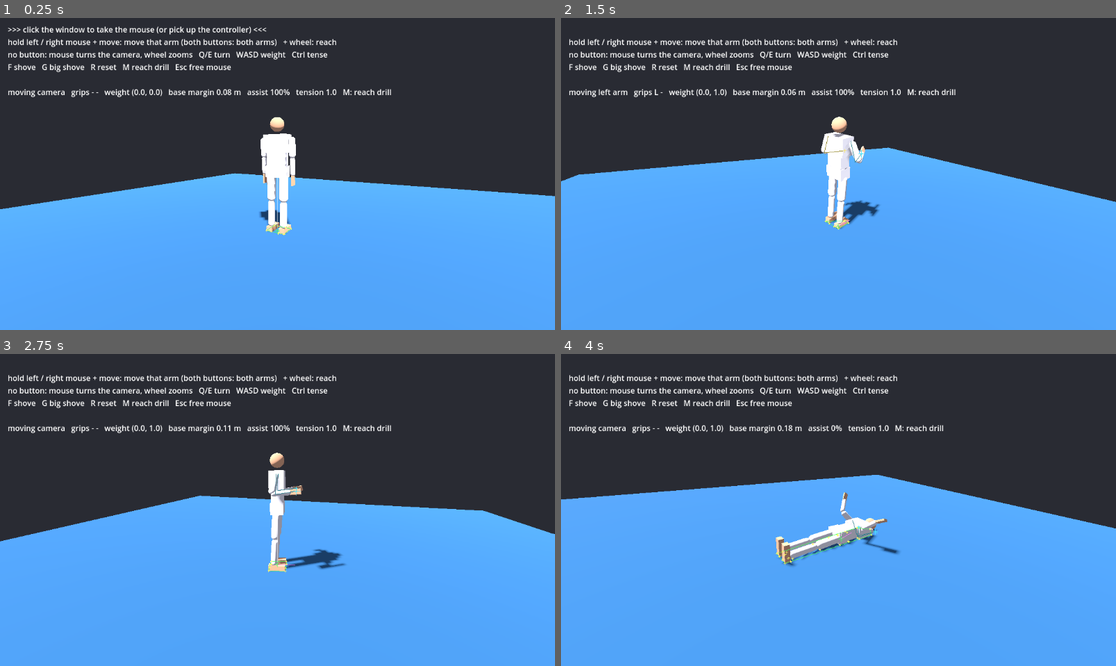
Above: before the commit, frames 1-4 (two rows, left to right).
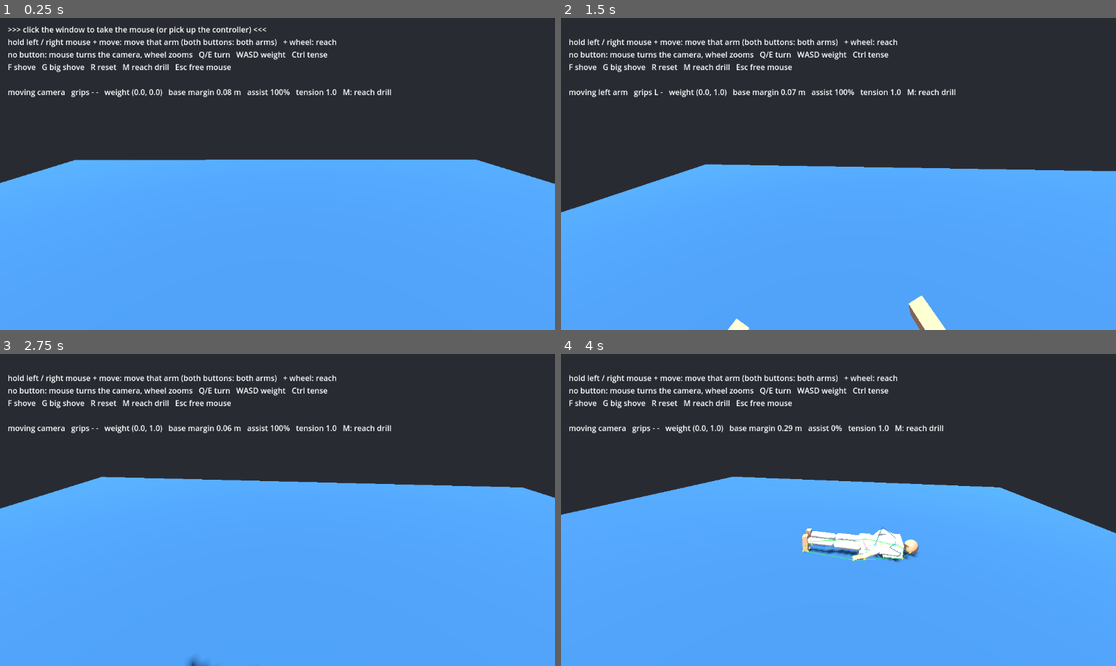
Above: after the commit, the same moments.

Repository: daxtinenichols/grapple
Game: Godot game, scene res://scenes/main.tscn
Two runs of this game, one before a commit and one after it. Both use one fixed random seed, a clock stepped at 60 frames per second and the inputs below.
Inputs (mouse positions are in pixels of both pictures, inside the frame that each line leads up to):
- Up to frame 1 (0.25 s): no input
- Up to frame 2 (1.5 s): tap Enter at 0.5 s; move the mouse to (960, 158) at 0.52 s; hold D (move_right) 0.53-1.28 s; hold Ctrl (tense) 0.53-1.28 s; tap F (shove) at 0.6 s; click (960, 158) at 0.67 s; move the mouse to (810, 174) at 1.27 s; hold W (move_forward) from 1.28 s (still down); tap Ctrl (tense) at 1.35 s; click (810, 174) at 1.42 s
- Up to frame 3 (2.75 s): keep holding W (move_forward); tap V at 1.55, 2.1 s; move the mouse to (288, 503) at 2.02 s; click (288, 503) at 2.17 s; tap F (shove) at 2.3 s
- Up to frame 4 (4 s): keep holding W (move_forward); move the mouse to (832, 516) at 2.77 s; tap G (big_shove) at 2.85 s; click (832, 516) at 2.92 s; tap Ctrl (tense) at 3.05 s; move the mouse to (877, 513) at 3.52 s; hold Shift (focus_hips) from 3.53 s (still down); click (877, 513) at 3.67 s; tap V at 3.8 s

The runs differ from the first frame. In frame 1, 9.3% of the frame differs, in the area x 0-100%, y 31-70%; in frame 2, 6.4%; in frame 3, 9.8%, in the area x 0-100%, y 22-100%; in frame 4, 4.3%.

Commit message:
Controller rework from play-test: bumper modes, steadier arms, first person
- Arms: stick moves the hand target at a steady speed in the chest frame
  (sideways, push/pull), capped just ahead of the real hand; 70% tone plus
  a light muscle push, so arms stop flopping on their own.
- Modes on the bumpers (RB body, LB legs) so both thumbs stay on the
  sticks; triggers grip in every mode.
- Legs: stick works in the hip frame (works lying down), pulling back
  clamps the knee; weaker foot force so wiggling no longer rolls the body.
- First-person camera (default), Start / V toggles third person.

Co-Authored-By: Claude Opus 5.5 <noreply@anthropic.com>
Claude-Session: https://claude.ai/code/session_01Jy71byyDzGvVZNbEXwnjqB

Diff:
--- a/scripts/camera_rig.gd
+++ b/scripts/camera_rig.gd
@@ -1,9 +1,11 @@
 class_name CameraRig
 extends Camera3D
 
-## Camera that eases along behind a fighter, turning with them. yaw_offset
-## swings it around them (D-pad, mouse with no button held, J / L), zoom()
-## moves it in and out.
+## Fighter camera. First person: sits just in front of the head, looking where
+## the chest faces and a little down so you see your hands; smoothed so the
+## ragdoll's wobble doesn't shake it. Third person: eases along behind the
+## fighter, turning with them; yaw_offset swings it around (D-pad, mouse with
+## no button held, J / L), zoom() moves it in and out. V or Start switches.
 
 @export var target: Fighter
 @export var sensitivity := 0.005
@@ -22,6 +24,11 @@
 ## How fast (1/s) the camera swings round when the fighter turns. Slow, so body
 ## wobble doesn't shake it.
 @export var turn_rate := 1.5
+@export var first_person := true
+## First person: how far down (radians) the view tips from where the chest faces.
+@export var fp_look_down := 0.35
+## First person: how fast (1/s) the view follows the head.
+@export var fp_follow_rate := 10.0
 
 var yaw := 0.0
 var pitch := 0.12
@@ -33,6 +40,12 @@
 	# Moved every rendered frame from interpolated positions, so it must not be
 	# interpolated again.
 	physics_interpolation_mode = Node.PHYSICS_INTERPOLATION_MODE_OFF
+	near = 0.04
+
+
+func _unhandled_input(event: InputEvent) -> void:
+	if event is InputEventKey and event.pressed and not event.echo and event.physical_keycode == KEY_V:
+		first_person = not first_person
 
 
 func orbit(pixels: Vector2) -> void:
@@ -56,6 +69,9 @@
 		yaw_offset += delta * 1.5
 	if not is_instance_valid(target) or not target.parts.has("pelvis"):
 		return
+	if first_person:
+		_first_person(delta)
+		return
 	var pelvis: Vector3 = target.parts.pelvis.get_global_transform_interpolated().origin
 	var want := Vector3(pelvis.x, lerpf(focus_height, pelvis.y, 0.5), pelvis.z)
 	var back := target.heading_basis().z
@@ -70,3 +86,17 @@
 	var dir := Vector3(sin(yaw) * cos(pitch), sin(pitch), cos(yaw) * cos(pitch))
 	global_position = _focus + dir * distance
 	look_at(_focus)
+
+
+func _first_person(delta: float) -> void:
+	var head: Vector3 = target.parts.head.get_global_transform_interpolated().origin
+	var cb: Basis = target.parts.chest.get_global_transform_interpolated().basis.orthonormalized()
+	var look := (-cb.z).rotated(cb.x, -fp_look_down)
+	var want := Transform3D(Basis.looking_at(look, cb.y), head - cb.z * 0.13 + cb.y * 0.03)
+	if _snap:
+		global_transform = want
+	else:
+		var k := 1.0 - exp(-fp_follow_rate * delta)
+		var q := global_basis.get_rotation_quaternion().slerp(want.basis.get_rotation_quaternion(), k)
+		global_transform = Transform3D(Basis(q), global_position.lerp(want.origin, k))
+	_snap = false
--- a/scripts/fighter.gd
+++ b/scripts/fighter.gd
@@ -21,7 +21,7 @@
 ## Knee bend (degrees) of a leg clamp. Kept under 90: see _build.
 @export var clamp_knee_deg := 85.0
 ## Force (N) of a full foot_effort push.
-@export var foot_muscle_force := 260.0
+@export var foot_muscle_force := 150
 ## Force (N) of a full hand_effort push.
 @export var hand_muscle_force := 170.0
 ## How fast (1/s) the arm IK's copy of the chest follows the real chest.
@@ -307,6 +307,12 @@
 		_joint_by_name[part].target = q
 
 
+## The smoothed chest frame the arm IK works in. Controllers that place the hands
+## relative to the body should use it too, so they agree with the IK.
+func chest_frame() -> Basis:
+	return Basis(_ik_chest) if not _ik_chest_fresh else parts.chest.global_basis.orthonormalized()
+
+
 ## Yaw-only frame of the fighter: -Z is where the pelvis faces, Y is world up.
 func heading_basis() -> Basis:
 	var f: Vector3 = -parts.pelvis.global_basis.z
--- a/scripts/main.gd
+++ b/scripts/main.gd
@@ -120,12 +120,12 @@
 		var it := fighter.intent
 		var captured := Input.mouse_mode == Input.MOUSE_MODE_CAPTURED
 		var arms := player.controlled()
-		var help := "controller: sticks push the hands   hold LB/RB: stick pushes / pulls   LT/RT grip   A tense   X/B turn   D-pad camera   Back reset" if pad_mode else \
+		var help := "controller: sticks move the hands (sideways, push / pull)   hold RB: body (weight, lean, turn)   hold LB: legs   LT/RT grip   A tense\nD-pad camera   Start first / third person   Back reset" if pad_mode else \
 			"%s\nhold left / right mouse + move: move that arm (both buttons: both arms)   + wheel: reach\nno button: mouse turns the camera, wheel zooms   Q/E turn   WASD weight   Ctrl tense" % [
 			"" if captured else ">>> click the window to take the mouse (or pick up the controller) <<<"]
 		hud.text = "%s\nF shove   G big shove   R reset   M reach drill   Esc free mouse\n\n%s   grips %s %s   weight (%.1f, %.1f)   base margin %.2f m   assist %.0f%%   tension %.1f   %s" % [
 			help,
-			"controller" if pad_mode else ("moving both arms" if arms[0] and arms[1] else "moving left arm" if arms[0] else "moving right arm" if arms[1] else "moving camera"),
+			("controller: " + PadInput.Mode.keys()[pad.mode].to_lower()) if pad_mode else ("moving both arms" if arms[0] and arms[1] else "moving left arm" if arms[0] else "moving right arm" if arms[1] else "moving camera"),
 			"L" if it.grip[0] else "-", "R" if it.grip[1] else "-",
 			it.weight_shift.x, it.weight_shift.y,
 			fighter.base_margin, fighter.assist * 100.0, fighter.tension, dev.drill_status()]
--- a/scripts/pad_input.gd
+++ b/scripts/pad_input.gd
@@ -1,40 +1,49 @@
 class_name PadInput
 extends Node
 
-## Fills a Fighter's intent from a game controller (Xbox 360 layout). The arms
-## are muscle-driven: a stick pushes its hand with a force, and the arm is
-## otherwise loose, so it sags and swings and stays roughly where you leave it.
-##   Left / right stick: push the left / right hand (sideways and up / down)
-##   Hold LB / RB: that stick pushes forward / pulls back instead of up / down
-##   LT / RT: close the left / right hand    A (hold): tense
-##   Hold X (body): left stick shifts weight over the feet, right stick leans
+## Fills a Fighter's intent from a game controller (Xbox 360 layout). Both
+## thumbs stay on the sticks; the bumpers (index fingers) pick what they move.
+##   Sticks: move the left / right hand, sideways and push forward / pull back,
+##     relative to your chest (hands sit at chest height; lean to go lower)
+##   Hold RB (body): left stick shifts weight over the feet, right stick leans
 ##     (up / down) and turns (left / right) the torso
-##   Hold Y (legs): sticks push the left / right foot, LB / RB clamp (bend) that leg
-## The triggers grip in every mode, so a grip holds through a throw.
+##   Hold LB (legs): sticks move the left / right foot relative to your hips:
+##     up pushes it out, down pulls the heel in (a clamp), sideways is sideways
+##   LT / RT: close the left / right hand, in every mode    A (hold): tense
 ##   D-pad left / right: swing the camera round, up / down: zoom
-##   Back: reset    (WASD and the other keyboard keys still work)
-## Arms hold where they are (loosely) while X or Y is held.
+##   Start: first person / third person    Back: reset
+## Arms hold where they are while a bumper is held.
 
 const DEADZONE := 0.18
 const JOY_BINDINGS := {"tense": JOY_BUTTON_A, "reset": JOY_BUTTON_BACK}
+## Hand reach box in the chest frame (x right, y up, -z forward), metres.
+const HAND_MIN := Vector3(-0.55, -0.6, -0.65)
+const HAND_MAX := Vector3(0.55, 0.35, -0.08)
+
+enum Mode { ARMS, BODY, LEGS }
 
 @export var fighter: Fighter
 @export var camera: CameraRig
 @export var device := 0
-## Arm firmness while driven by the sticks (see FighterIntent.arm_tone).
-@export var arm_tone := 0.3
-## How fast (1/s) a loose arm's resting spot catches up with where the hand
-## actually is while you push it. 0 = always springs back to the guard.
-@export var settle_rate := 6.0
-@export var camera_step := PI / 4.0
+## How fast (m/s) a full stick moves a hand's target.
+@export var hand_speed := 0.9
+## How far (m) a hand's target may run ahead of the real hand. Small keeps the
+## arm feeling like it's yours; large makes it springy.
+@export var hand_lead := 0.2
+## Arm firmness (see FighterIntent.arm_tone).
+@export var arm_tone := 0.7
+## Extra muscle push in the stick direction, 0..1, for a bit of throw and flop.
+@export var arm_push := 0.3
 ## Leg firmness while its stick pushes it (1 when the stick is centred).
-@export var leg_tone := 0.5
+@export var leg_tone := 0.15
 ## How much moving a leg shifts your weight onto the other leg (0..1).
 @export var stance_shift := 1.0
-## How much a leg push also lifts the foot, so it comes off the mat.
-@export var foot_lift := 0.35
+## Stick pulled down this far (0..1) in legs mode clamps that knee.
+@export var clamp_at := 0.6
+@export var camera_step := PI / 4.0
 
-## Per-hand resting spot, offset from the chest in the heading frame.
+var mode := Mode.ARMS
+## Per-hand target, offset from the chest in the chest frame.
 var hand_offset: Array[Vector3] = PlayerInput.GUARD.duplicate()
 var _fighter_seen: Fighter
 
@@ -60,6 +69,8 @@
 				camera.zoom(1.0)
 			JOY_BUTTON_DPAD_DOWN:
 				camera.zoom(-1.0)
+			JOY_BUTTON_START:
+				camera.first_person = not camera.first_person
 
 
 func _stick(x_axis: JoyAxis, y_axis: JoyAxis) -> Vector2:
@@ -74,100 +85,77 @@
 	if not is_instance_valid(fighter) or not fighter.parts.has("chest"):
 		return
 	var sticks: Array[Vector2] = [_stick(JOY_AXIS_LEFT_X, JOY_AXIS_LEFT_Y), _stick(JOY_AXIS_RIGHT_X, JOY_AXIS_RIGHT_Y)]
-	var push_pull: Array[bool] = [Input.is_joy_button_pressed(device, JOY_BUTTON_LEFT_SHOULDER),
-		Input.is_joy_button_pressed(device, JOY_BUTTON_RIGHT_SHOULDER)]
-	var triggers: Array[float] = [Input.get_joy_axis(device, JOY_AXIS_TRIGGER_LEFT),
-		Input.get_joy_axis(device, JOY_AXIS_TRIGGER_RIGHT)]
-
+	if Input.is_joy_button_pressed(device, JOY_BUTTON_RIGHT_SHOULDER):
+		mode = Mode.BODY
+	elif Input.is_joy_button_pressed(device, JOY_BUTTON_LEFT_SHOULDER):
+		mode = Mode.LEGS
+	else:
+		mode = Mode.ARMS
 	var it := fighter.intent
 	it.tension = 1.0 if Input.is_action_pressed("tense") else 0.0
+	for i in 2:
+		it.grip[i] = Input.get_joy_axis(device, JOY_AXIS_TRIGGER_LEFT if i == 0 else JOY_AXIS_TRIGGER_RIGHT) > 0.5
+	drive(sticks, delta)
+
+
+## Turns the sticks into the intent for the current mode. Split out so tests
+## can drive it without a controller.
+func drive(sticks: Array[Vector2], delta: float) -> void:
+	var it := fighter.intent
+	var none: Array[Vector2] = [Vector2.ZERO, Vector2.ZERO]
 	var keys_turn := Input.get_axis("turn_left", "turn_right")
 	var keys_shift := Input.get_vector("move_left", "move_right", "move_back", "move_forward")
-	var body := Input.is_joy_button_pressed(device, JOY_BUTTON_X)
-	var legs := Input.is_joy_button_pressed(device, JOY_BUTTON_Y) and not body
-	var none: Array[Vector2] = [Vector2.ZERO, Vector2.ZERO]
-	var no: Array[bool] = [false, false]
-
-	if body:
-		it.focus = FighterIntent.Focus.HIPS
-		var hb := fighter.heading_basis()
-		var w := _camera_flat(sticks[0])
-		var local := hb.inverse() * w
-		it.weight_shift = (Vector2(local.x, -local.z) + keys_shift).limit_length(1.0)
-		it.turn = clampf(sticks[1].x + keys_turn, -1.0, 1.0)
-		it.torso_lean = sticks[1].y
-	else:
-		it.weight_shift = keys_shift
-		it.turn = keys_turn
-		it.torso_lean = 0.0
-
-	for i in 2:
-		it.grip[i] = triggers[i] > 0.5
-	if legs:
-		it.focus = FighterIntent.Focus.LEGS
-		apply_leg_sticks(sticks, push_pull)
-		# Moving a leg leans you onto the other one, so the foot can come up.
-		it.weight_shift.x = clampf(it.weight_shift.x + (sticks[0].length() - sticks[1].length()) * stance_shift, -1.0, 1.0)
-	else:
-		apply_leg_sticks(none, no)
-
-	if body or legs:
-		apply_sticks(none, no, delta)
-	else:
-		it.focus = FighterIntent.Focus.HANDS
-		apply_sticks(sticks, push_pull, delta)
+	it.weight_shift = keys_shift
+	it.turn = keys_turn
+	it.torso_lean = 0.0
+	match mode:
+		Mode.BODY:
+			it.focus = FighterIntent.Focus.HIPS
+			it.weight_shift = (sticks[0] + keys_shift).limit_length(1.0)
+			it.turn = clampf(sticks[1].x + keys_turn, -1.0, 1.0)
+			it.torso_lean = sticks[1].y
+		Mode.LEGS:
+			it.focus = FighterIntent.Focus.LEGS
+			# Moving a leg leans you onto the other one, so the foot can come up.
+			it.weight_shift.x = clampf(it.weight_shift.x + (sticks[0].length() - sticks[1].length()) * stance_shift, -1.0, 1.0)
+		Mode.ARMS:
+			it.focus = FighterIntent.Focus.HANDS
+	apply_leg_sticks(sticks if mode == Mode.LEGS else none)
+	apply_sticks(sticks if mode == Mode.ARMS else none, delta)
 
 
-## World direction for a stick: x along the camera's sideways, y along the
-## camera's forward, both flat on the mat.
-func _camera_flat(s: Vector2) -> Vector3:
-	var right := Vector3.RIGHT
-	var fwd := Vector3.FORWARD
-	if camera:
-		right = camera.global_basis.x
-		right.y = 0.0
-		right = right.normalized()
-		fwd = Vector3.UP.cross(right)
-	return right * s.x + fwd * s.y
-
-
-## Leg sticks push the feet (flat, relative to the camera, plus a little lift);
-## a pushed leg goes loose so the push can move it. clamp bends the knee.
-func apply_leg_sticks(sticks: Array[Vector2], clamp: Array[bool]) -> void:
-	var it := fighter.intent
-	for i in 2:
-		var s := sticks[i]
-		it.foot_effort[i] = _camera_flat(s) + Vector3.UP * foot_lift * s.length()
-		it.leg_tone[i] = leg_tone if s != Vector2.ZERO else 1.0
-		it.leg_clamp[i] = clamp[i]
-
-
-## Turns stick values into the arm part of the intent. Sideways is the camera's
-## sideways; up / down is world up, or forward / back along the fighter's facing
-## while push_pull is held.
-func apply_sticks(sticks: Array[Vector2], push_pull: Array[bool], delta: float) -> void:
+## Arm sticks move each hand's target at hand_speed in the chest frame
+## (x sideways, y push / pull), never more than hand_lead ahead of the real
+## hand, plus a light muscle push the same way.
+func apply_sticks(sticks: Array[Vector2], delta: float) -> void:
 	var f := fighter
 	var it := f.intent
 	if _fighter_seen != f:
 		_fighter_seen = f
 		hand_offset = PlayerInput.GUARD.duplicate()
-	var hb := f.heading_basis()
-	var right := hb.x
-	if camera:
-		right = camera.global_basis.x
-		right.y = 0.0
-		right = right.normalized()
+	var cf := f.chest_frame()
 	var chest: Vector3 = f.parts.chest.global_position
 	for i in 2:
 		var s := sticks[i]
-		var second := -hb.z if push_pull[i] else Vector3.UP
-		it.hand_effort[i] = right * s.x + second * s.y
+		var hand: Vector3 = f.parts[("l_" if i == 0 else "r_") + "hand"].global_position
+		var here := cf.inverse() * (hand - chest)
+		var o := hand_offset[i] + Vector3(s.x, 0, -s.y) * hand_speed * delta
+		o = here + (o - here).limit_length(hand_lead)
+		hand_offset[i] = o.clamp(HAND_MIN, HAND_MAX)
+		it.hand_target[i] = chest + cf * hand_offset[i]
+		it.hand_active[i] = true
 		it.arm_tone[i] = arm_tone
-		it.hand_active[i] = true
-		# While pushing, the arm's resting spot drifts to where the hand is, so
-		# letting go leaves it there (sagging) instead of snapping back.
-		if s != Vector2.ZERO:
-			var hand: Vector3 = f.parts[("l_" if i == 0 else "r_") + "hand"].global_position
-			var here := hb.inverse() * (hand - chest)
-			hand_offset[i] = hand_offset[i].lerp(here, 1.0 - exp(-settle_rate * delta))
-		it.hand_target[i] = chest + hb * hand_offset[i]
+		it.hand_effort[i] = cf * Vector3(s.x, 0, -s.y) * arm_push
+
+
+## Leg sticks push each foot in the hip frame: up pushes it out the way the
+## knee points, down pulls the heel in and past clamp_at clamps the knee,
+## sideways is sideways. The same stick means the same thing standing or lying.
+func apply_leg_sticks(sticks: Array[Vector2]) -> void:
+	var it := fighter.intent
+	var pb: Basis = fighter.parts.pelvis.global_basis.orthonormalized()
+	for i in 2:
+		var s := sticks[i]
+		it.foot_effort[i] = pb * Vector3(s.x, 0, -maxf(s.y, 0.0))
+		it.leg_tone[i] = leg_tone if s != Vector2.ZERO else 1.0
+		it.leg_clamp[i] = s.y < -clamp_at
--- a/tests/test_controls.gd
+++ b/tests/test_controls.gd
@@ -6,8 +6,9 @@
 ## 3. Q/E turn twists the chest, 4. the hands touch three drill balls in a row
 ## without the fighter falling, 5. mouse buttons pick which arm the mouse moves,
 ## 6. the arms stay calm while holding a guard, 7. controller sticks push the
-## hands (muscle arms) without dragging the body, 8. grips hold in every
-## controller mode, 9. X mode shifts weight and leans the torso.
+## hands without dragging the body, 8. grips hold in every controller mode,
+## 9. RB (body) shifts weight and leans the torso, 10. LB (legs) moves a foot
+## and clamps a knee, also lying down, without sliding the body around.
 
 var failures := 0
 
@@ -92,31 +93,30 @@
 	_check("both buttons + mouse up raise both hands",
 		p.hand_offset[0].y > l0.y + 0.15 and p.hand_offset[1].y > r0.y + 0.15, "")
 
-	# Controller: muscle arms. Right stick right pushes the right hand right,
-	# it stays roughly there after letting go, and the body doesn't get dragged.
+	# Controller arms: right stick right moves the right hand right, it stays
+	# there after letting go, and the body doesn't get dragged.
 	p.fighter = null
 	var pad: PadInput = main.pad
 	pad.set_physics_process(false)
 	pad.fighter = f
 	var dt := 1.0 / Engine.physics_ticks_per_second
 	var idle: Array[Vector2] = [Vector2.ZERO, Vector2.ZERO]
-	var no: Array[bool] = [false, false]
 	for k in 240:
-		pad.apply_sticks(idle, no, dt)
+		pad.apply_sticks(idle, dt)
 		await physics_frame
 	var pel0: Vector3 = f.parts.pelvis.global_position
 	var h0 := _hand_local(f, "r_hand")
 	var push: Array[Vector2] = [Vector2.ZERO, Vector2(1, 0)]
 	for k in 60:
-		pad.apply_sticks(push, no, dt)
+		pad.apply_sticks(push, dt)
 		await physics_frame
 	var moved := _hand_local(f, "r_hand").x - h0.x
-	_check("right stick pushes the right hand right", moved > 0.2, "moved %.2f m in 0.5 s" % moved)
+	_check("right stick moves the right hand right", moved > 0.2, "moved %.2f m in 0.5 s" % moved)
 	for k in 120:
-		pad.apply_sticks(idle, no, dt)
+		pad.apply_sticks(idle, dt)
 		await physics_frame
 	var kept := _hand_local(f, "r_hand").x - h0.x
-	_check("hand stays roughly where it was pushed", kept > moved * 0.5, "%.2f m from the guard 1 s later" % kept)
+	_check("hand stays where it was moved", kept > moved * 0.7, "%.2f m from the guard 1 s later" % kept)
 	var drift: float = (f.parts.pelvis.global_position - pel0).length()
 	_check("pushing an arm doesn't move the body", drift < 0.05 and not f.has_fallen, "pelvis moved %.3f m" % drift)
 
@@ -130,11 +130,11 @@
 	_axis(JOY_AXIS_TRIGGER_RIGHT, 1.0)
 	await _wait(0.1)
 	_check("right trigger grips", f.intent.grip[1], "")
-	_button(JOY_BUTTON_Y, true)
+	_button(JOY_BUTTON_LEFT_SHOULDER, true)
 	await _wait(0.1)
 	_check("grip holds in legs mode", f.intent.grip[1] and f.intent.focus == FighterIntent.Focus.LEGS, "")
-	_button(JOY_BUTTON_Y, false)
-	_button(JOY_BUTTON_X, true)
+	_button(JOY_BUTTON_LEFT_SHOULDER, false)
+	_button(JOY_BUTTON_RIGHT_SHOULDER, true)
 	await _wait(0.1)
 	_check("grip holds in body mode", f.intent.grip[1] and f.intent.focus == FighterIntent.Focus.HIPS, "")
 	_axis(JOY_AXIS_TRIGGER_RIGHT, 0.0)
@@ -146,16 +146,50 @@
 	_axis(JOY_AXIS_LEFT_X, 1.0)
 	await _wait(1.5)
 	var c1: Vector3 = f.heading_basis().inverse() * f.com
-	_check("X + left stick right shifts weight right", c1.x - c0.x > 0.025 and not f.has_fallen,
+	_check("RB + left stick right shifts weight right", c1.x - c0.x > 0.025 and not f.has_fallen,
 		"center of mass moved %.3f m" % (c1.x - c0.x))
 	_axis(JOY_AXIS_LEFT_X, 0.0)
 	_axis(JOY_AXIS_RIGHT_Y, -1.0)
 	await _wait(1.5)
 	var head: Vector3 = f.heading_basis().inverse() * (f.parts.head.global_position - f.parts.pelvis.global_position)
-	_check("X + right stick up leans forward without falling", head.z < -0.15 and not f.has_fallen,
+	_check("RB + right stick up leans forward without falling", head.z < -0.15 and not f.has_fallen,
 		"head %.2f m ahead of the hips" % -head.z)
 	_axis(JOY_AXIS_RIGHT_Y, 0.0)
-	_button(JOY_BUTTON_X, false)
+	_button(JOY_BUTTON_RIGHT_SHOULDER, false)
+
+	# Legs on the ground: knock the fighter down, then work the legs. Let the
+	# fake joypad events land first: they switch the controller back on.
+	await _wait(0.1)
+	pad.set_physics_process(false)
+	f.shove(Vector3(0, 0, 220))
+	var lying: Array[Vector2] = [Vector2.ZERO, Vector2.ZERO]
+	pad.mode = PadInput.Mode.LEGS
+	for k in 480:
+		pad.drive(lying, dt)
+		await physics_frame
+	var pel1: Vector3 = f.parts.pelvis.global_position
+	var foot0: Vector3 = f.parts.r_foot.global_position - f.parts.pelvis.global_position
+	var out: Array[Vector2] = [Vector2.ZERO, Vector2(0, 1)]
+	for k in 60:
+		pad.drive(out, dt)
+		await physics_frame
+	var foot1: Vector3 = f.parts.r_foot.global_position - f.parts.pelvis.global_position
+	_check("LB + right stick up moves the right foot when lying down", foot1.distance_to(foot0) > 0.15,
+		"foot moved %.2f m" % foot1.distance_to(foot0))
+	var curl: Array[Vector2] = [Vector2.ZERO, Vector2(0, -1)]
+	for k in 90:
+		pad.drive(curl, dt)
+		await physics_frame
+	var knee := rad_to_deg(f.joint_rotation(f._joint_by_name["r_shin"]).get_angle())
+	_check("pulling the stick back clamps the knee", f.intent.leg_clamp[1] and knee > 50.0, "knee bent %.0f deg" % knee)
+	for rep in 3:
+		for side in [Vector2(1, 0), Vector2(-1, 0)]:
+			var wiggle: Array[Vector2] = [side, side]
+			for k in 60:
+				pad.drive(wiggle, dt)
+				await physics_frame
+	var slid: float = (f.parts.pelvis.global_position - pel1).length()
+	_check("wiggling the legs on the ground doesn't slide the body far", slid < 0.25, "pelvis moved %.2f m" % slid)
 
 	print("FAILURES: ", failures)
 	quit(failures)
